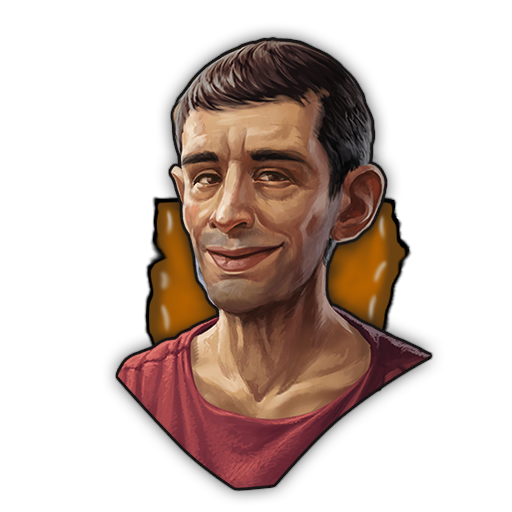
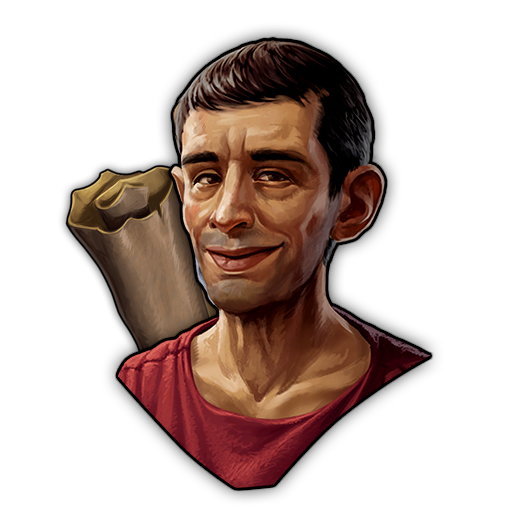
The second 512px x 512px image is a revision of the first. Changes to its layers:
painted on "Background" (1st of 2) over bbox(58, 31, 434, 498)
renamed "Malebene 3" to "Background", painted on it over bbox(58, 31, 434, 448)
removed layer "Malebene 2" over bbox(58, 31, 434, 498)
removed layer "Kopie von Malebene 1" over bbox(128, 192, 434, 448)
removed layer "Malebene 1" (1st of 2) over bbox(128, 128, 434, 448)
removed layer "Malebene 1" (2nd of 2) over bbox(128, 192, 434, 448)